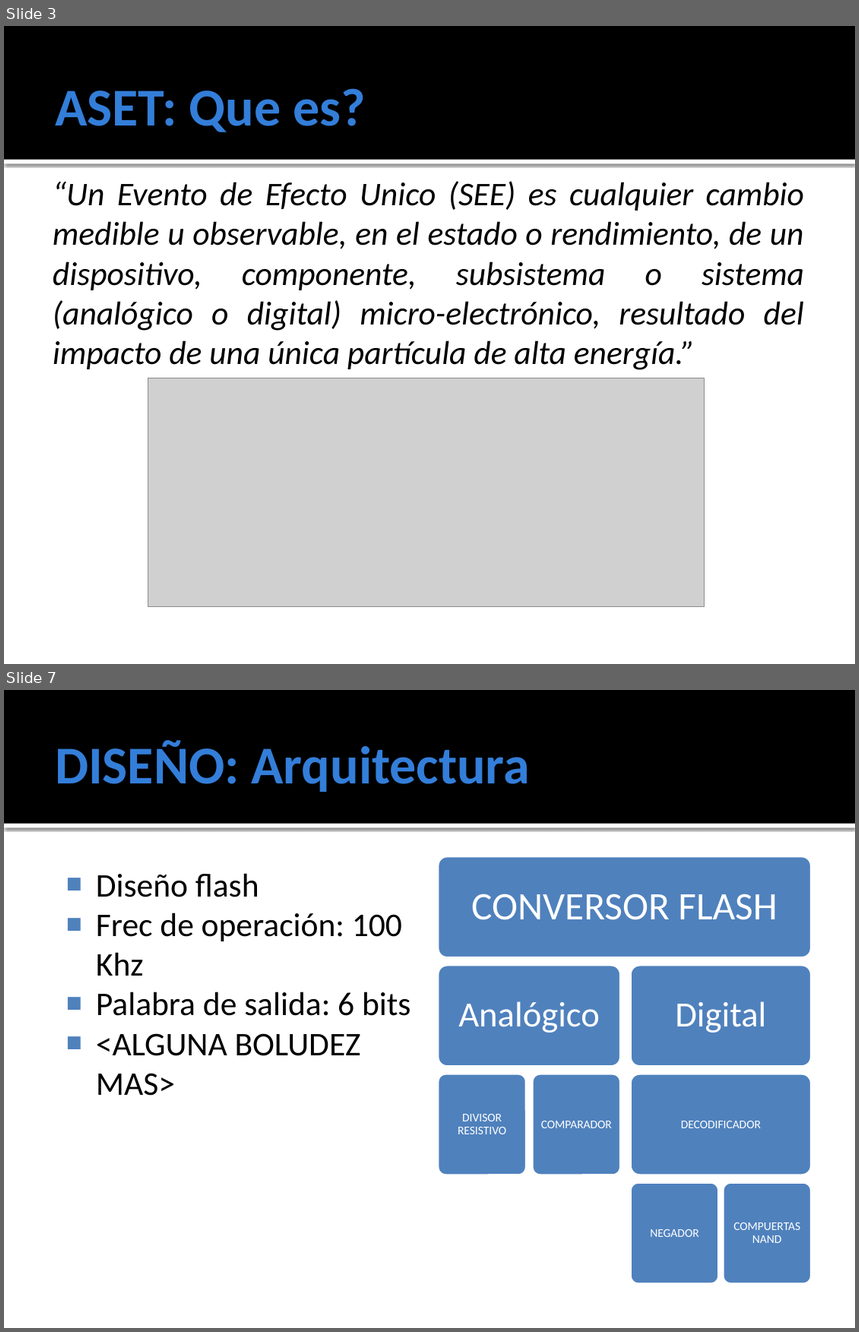
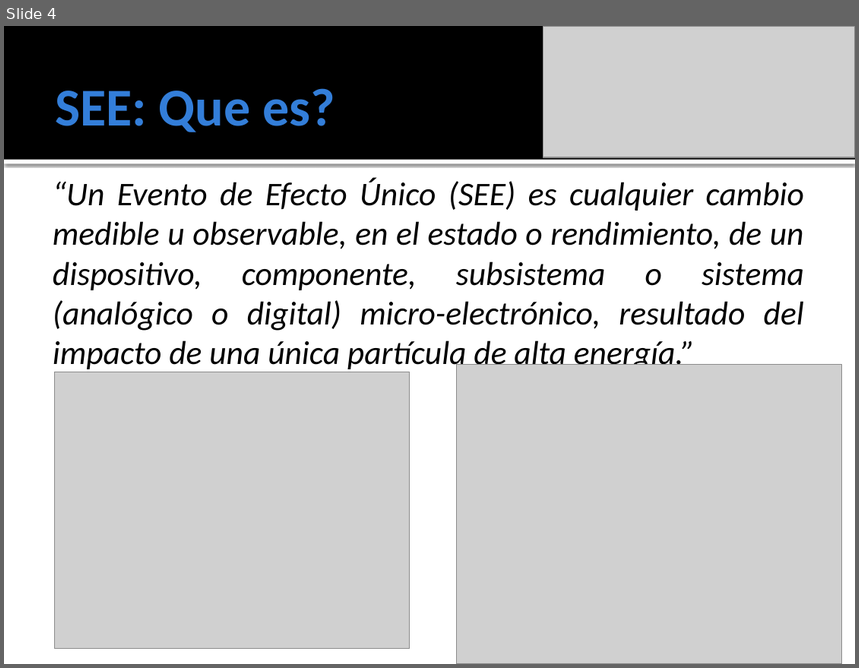
Before and after one commit to ginotkj/fiocs, a slide deck: Documentation/Documentacion/PRESENTACION.pptx. Shown one above the other, each under a label of ours: slides 3 and 7 before the commit, slide 4 after it; the slides between them are not shown. The pictures are 859x1332 and 859x668 pixels, drawn with LibreOffice and Linux fonts; fonts in the diff are those of the drawing; grey boxes stand for pictures. Boxes give left, top, right and bottom in pixels: in the first picture for what was removed or moved away, otherwise in the second. Text is boxed around its words. In the diff, an @@ line names an element or a change of style, - is before the commit and + after.

```diff
--- a/Documentation/Documentacion/PRESENTACION.pptx
+++ b/Documentation/Documentacion/PRESENTACION.pptx
@@ slide 7 removed at [4, 690, 855, 1328], background #FFFFFF; not listed: 2 template elements that a slide beside it also shows @@
@@ title removed at [55, 740, 530, 792] @@
-DISEÑO: Arquitectura
@@ text removed at [96, 873, 411, 1096] @@
-■ Diseño flash
-■ Frec de operación: 100 Khz
-■ Palabra de salida: 6 bits
-■ <ALGUNA BOLUDEZ MAS>
@@ group removed at [436, 855, 813, 1286]: 8 rounded rectangles, 8 texts @@
-CONVERSOR FLASH
-Analógico
-DIVISOR RESISTIVO
-COMPARADOR
-Digital
-DECODIFICADOR
-NEGADOR
-COMPUERTAS NAND
@@ what was slide 3 is now slide 4 @@
@@ slide 4 changed as well @@
@@ picture added at [544, 26, 855, 158] @@
@@ title at [55, 88, 335, 132]: text changed @@
-ASET: Que es?
+SEE: Que es?
@@ text at [53, 178, 804, 373]: text changed @@
-“Un Evento de Efecto Unico (SEE) es cualquier cambio medible u observable, en el estado o rendimiento, de un dispositivo, componente, subsistema o sistema (analógico o digital) micro-electrónico, resultado del impacto de una única partícula de alta energía.”
+“Un Evento de Efecto Único (SEE) es cualquier cambio medible u observable, en el estado o rendimiento, de un dispositivo, componente, subsistema o sistema (analógico o digital) micro-electrónico, resultado del impacto de una única partícula de alta energía.”
@@ picture added at [456, 365, 842, 664] @@
@@ picture added at [54, 372, 409, 648] @@
@@ picture removed at [148, 379, 705, 607] @@
```
Also in this commit, not shown: 4 other slides changed, 10 slides added, 9 other slides removed.
